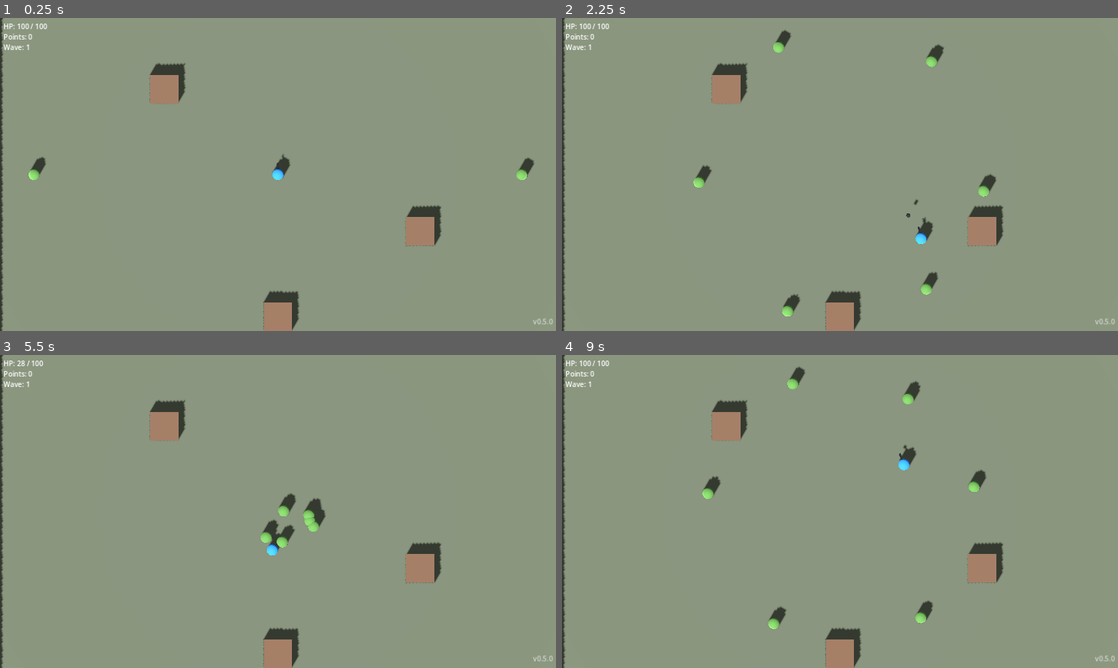
Above: before the commit, frames 1-4 (two rows, left to right).
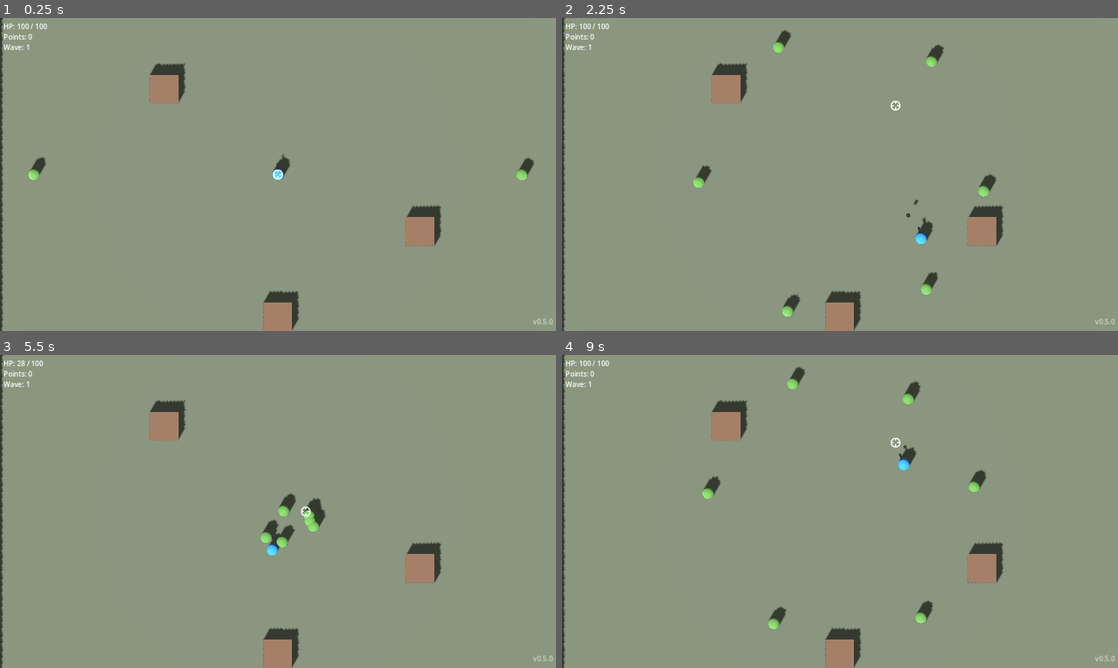
Above: after the commit, the same moments.

Repository: Bobs-Dev-Attic/ZombiesGD
Game: Godot game, scene res://scenes/main.tscn
Two runs of this game, one before a commit and one after it. Both use one fixed random seed, a clock stepped at 60 frames per second and the inputs below.
Inputs (mouse positions are in pixels of both pictures, inside the frame that each line leads up to):
- Up to frame 1 (0.25 s): no input
- Up to frame 2 (2.25 s): move the mouse to (962, 158) at 0.52 s; press the mouse at (962, 158) at 0.53 s; hold D (move_right) 0.53-1.28 s; move the mouse to (728, 190) at 1.27 s; release the mouse at (728, 190) at 1.28 s; hold S (move_down) 1.28-2.03 s; click (728, 190) at 1.35 s; move the mouse to (895, 105) at 2.02 s; press the mouse at (895, 105) at 2.03 s; hold D (move_right) from 2.03 s (still down); tap G (throw) at 2.1 s
- Up to frame 3 (5.5 s): move the mouse to (250, 574) at 2.77 s; release D (move_right) at 2.78 s; release the mouse at (250, 574) at 2.78 s; hold W (move_up) 2.78-3.53 s; click (250, 574) at 2.85 s; move the mouse to (444, 558) at 3.52 s; press the mouse at (444, 558) at 3.53 s; hold A (move_left) 3.53-5.03 s; move the mouse to (111, 464) at 4.27 s; release the mouse at (111, 464) at 4.28 s; tap G (throw) at 4.35 s; click (111, 464) at 4.55 s; move the mouse to (305, 511) at 5.02 s; press the mouse at (305, 511) at 5.03 s; hold S (move_down) from 5.03 s (still down)
- Up to frame 4 (9 s): move the mouse to (756, 433) at 5.77 s; release S (move_down) at 5.78 s; release the mouse at (756, 433) at 5.78 s; hold D (move_right) 5.78-6.5 s; click (756, 433) at 5.85 s; click "Retry" at 6.5 s; move the mouse to (962, 495) at 7.27 s; press the mouse at (962, 495) at 7.28 s; hold W (move_up) 7.28-8.03 s; tap G (throw) at 7.35 s; move the mouse to (728, 527) at 8.02 s; release the mouse at (728, 527) at 8.03 s; hold D (move_right) 8.03-8.78 s; click (728, 527) at 8.1 s; move the mouse to (895, 442) at 8.77 s; press the mouse at (895, 442) at 8.78 s; hold S (move_down) from 8.78 s (still down)

The runs differ from the first frame. In frame 1, less than 0.1% of the frame differs, in the area x 49-51%, y 48-52%; in frame 2, less than 0.1%; in frame 3, less than 0.1%; in frame 4, less than 0.1%.

Commit message:
feat: add ranged combat juice (muzzle flash, tracers, impacts, zombie hit-flash/death, crosshair)
Cosmetic-only pass: player.gd::_fire() and zombie.gd::take_damage() keep
their exact original raycast/damage/death control flow. New scenes/fx +
scripts/fx effects (muzzle flash, tracer, impact, death puff) share a small
fx_lifetime.gd base that tweens scale/material fade before freeing. A
mouse-following crosshair (scenes/ui + scripts/ui) is instanced into
main.tscn and hides itself in touch-aim mode.

Co-Authored-By: Claude Opus 4.8 <noreply@anthropic.com>

Diff:
--- /dev/null
+++ b/scenes/fx/death_puff.tscn
@@ -0,0 +1,13 @@
+[gd_scene load_steps=3 format=3 uid="uid://bfxdeathpuff01"]
+
+[ext_resource type="Script" path="res://scripts/fx/death_puff.gd" id="1"]
+
+[sub_resource type="SphereMesh" id="SphereMesh_deathpuff"]
+radius = 0.35
+height = 0.7
+
+[node name="DeathPuff" type="Node3D"]
+script = ExtResource("1")
+
+[node name="MeshInstance3D" type="MeshInstance3D" parent="."]
+mesh = SubResource("SphereMesh_deathpuff")
--- /dev/null
+++ b/scenes/fx/impact.tscn
@@ -0,0 +1,13 @@
+[gd_scene load_steps=3 format=3 uid="uid://bfximpact001"]
+
+[ext_resource type="Script" path="res://scripts/fx/impact.gd" id="1"]
+
+[sub_resource type="SphereMesh" id="SphereMesh_impact"]
+radius = 0.1
+height = 0.2
+
+[node name="Impact" type="Node3D"]
+script = ExtResource("1")
+
+[node name="MeshInstance3D" type="MeshInstance3D" parent="."]
+mesh = SubResource("SphereMesh_impact")
--- /dev/null
+++ b/scenes/fx/muzzle_flash.tscn
@@ -0,0 +1,13 @@
+[gd_scene load_steps=3 format=3 uid="uid://bfxmuzzleflash1"]
+
+[ext_resource type="Script" path="res://scripts/fx/muzzle_flash.gd" id="1"]
+
+[sub_resource type="SphereMesh" id="SphereMesh_muzzleflash"]
+radius = 0.12
+height = 0.24
+
+[node name="MuzzleFlash" type="Node3D"]
+script = ExtResource("1")
+
+[node name="MeshInstance3D" type="MeshInstance3D" parent="."]
+mesh = SubResource("SphereMesh_muzzleflash")
--- /dev/null
+++ b/scenes/fx/tracer.tscn
@@ -0,0 +1,12 @@
+[gd_scene load_steps=3 format=3 uid="uid://bfxtracer00001"]
+
+[ext_resource type="Script" path="res://scripts/fx/tracer.gd" id="1"]
+
+[sub_resource type="BoxMesh" id="BoxMesh_tracer"]
+size = Vector3(0.03, 0.03, 1.0)
+
+[node name="Tracer" type="Node3D"]
+script = ExtResource("1")
+
+[node name="MeshInstance3D" type="MeshInstance3D" parent="."]
+mesh = SubResource("BoxMesh_tracer")
--- a/scenes/main.tscn
+++ b/scenes/main.tscn
@@ -7,6 +7,7 @@
 [ext_resource path="res://scenes/ui/hud.tscn" type="PackedScene" id="5"]
 [ext_resource path="res://scenes/ui/game_over.tscn" type="PackedScene" id="6"]
 [ext_resource path="res://scenes/ui/shop.tscn" type="PackedScene" id="7"]
+[ext_resource path="res://scenes/ui/crosshair.tscn" type="PackedScene" id="8"]
 
 [sub_resource type="BoxShape3D" id="BoxShape3D_ground"]
 size = Vector3(40, 1, 40)
@@ -146,6 +147,8 @@
 
 [node name="Shop" parent="." instance=ExtResource("7")]
 
+[node name="Crosshair" parent="." instance=ExtResource("8")]
+
 [node name="Camera3D" type="Camera3D" parent="."]
 position = Vector3(0, 28, 0)
 rotation_degrees = Vector3(-90, 0, 0)
--- /dev/null
+++ b/scenes/ui/crosshair.tscn
@@ -0,0 +1,12 @@
+[gd_scene load_steps=2 format=3 uid="uid://cuicrosshair001"]
+
+[ext_resource type="Script" path="res://scripts/ui/crosshair.gd" id="1"]
+
+[node name="CrosshairLayer" type="CanvasLayer"]
+
+[node name="Crosshair" type="Control" parent="."]
+anchors_preset = 15
+anchor_right = 1.0
+anchor_bottom = 1.0
+mouse_filter = 2
+script = ExtResource("1")
--- /dev/null
+++ b/scripts/fx/death_puff.gd
@@ -0,0 +1,23 @@
+extends "res://scripts/fx/fx_lifetime.gd"
+
+## Quick burst spawned where a zombie died, so a kill reads instead of the
+## zombie just vanishing. Caller: instantiate, add_child to
+## get_tree().current_scene, set global_position to the zombie's last
+## position, then call play(). NOT parented to the zombie -- it is about to
+## queue_free() itself.
+
+const DURATION: float = 0.25
+
+@onready var _mesh: MeshInstance3D = $MeshInstance3D
+
+
+func play() -> void:
+	var mat := StandardMaterial3D.new()
+	mat.shading_mode = BaseMaterial3D.SHADING_MODE_UNSHADED
+	mat.transparency = BaseMaterial3D.TRANSPARENCY_ALPHA
+	mat.albedo_color = Color(0.65, 0.2, 0.15, 0.9)
+	mat.emission_enabled = true
+	mat.emission = Color(0.6, 0.15, 0.1)
+	mat.emission_energy_multiplier = 1.5
+	_mesh.material_override = mat
+	_play(DURATION, [mat], 3.0)
--- /dev/null
+++ b/scripts/fx/fx_lifetime.gd
@@ -0,0 +1,32 @@
+extends Node3D
+
+## Shared base for short-lived cosmetic fx nodes (muzzle flash, tracer,
+## impact, death puff). Subclasses build their own mesh/material in an
+## explicit setup-style method (called by the spawner right after
+## add_child(), matching grenade.gd's launch() convention -- NOT in _ready(),
+## so @onready children and any caller-supplied transform are ready first)
+## and then call _play() to fade+scale the node out over `duration` seconds
+## before it frees itself.
+##
+## Pure cosmetics only: no gameplay state, no autoload references, nothing
+## here is unit-tested (see tests note in the juice brief).
+
+
+## Tweens `scale` up/down to `end_scale` (relative to the node's current
+## scale) and fades every material in `materials` (their albedo alpha and, if
+## present, emission energy) to zero, then frees this node. `materials` may
+## be empty if a subclass fades some other way.
+func _play(duration: float, materials: Array, end_scale: float = 1.0) -> void:
+	var tween := create_tween()
+	tween.set_parallel(true)
+	if end_scale != 1.0:
+		var target_scale := scale * end_scale
+		tween.tween_property(self, "scale", target_scale, duration)
+	for mat in materials:
+		if mat is StandardMaterial3D:
+			var start_color: Color = mat.albedo_color
+			tween.tween_property(mat, "albedo_color", Color(start_color.r, start_color.g, start_color.b, 0.0), duration)
+			if mat.emission_enabled:
+				tween.tween_property(mat, "emission_energy_multiplier", 0.0, duration)
+	tween.set_parallel(false)
+	tween.tween_callback(queue_free)
--- /dev/null
+++ b/scripts/fx/impact.gd
@@ -0,0 +1,21 @@
+extends "res://scripts/fx/fx_lifetime.gd"
+
+## Small spark/flash at a hit point. Caller: instantiate, add_child to
+## get_tree().current_scene, set global_position to the hit point, then call
+## play().
+
+const DURATION: float = 0.1
+
+@onready var _mesh: MeshInstance3D = $MeshInstance3D
+
+
+func play() -> void:
+	var mat := StandardMaterial3D.new()
+	mat.shading_mode = BaseMaterial3D.SHADING_MODE_UNSHADED
+	mat.transparency = BaseMaterial3D.TRANSPARENCY_ALPHA
+	mat.albedo_color = Color(1.0, 0.75, 0.25, 1.0)
+	mat.emission_enabled = true
+	mat.emission = Color(1.0, 0.55, 0.15)
+	mat.emission_energy_multiplier = 4.0
+	_mesh.material_override = mat
+	_play(DURATION, [mat], 2.2)
--- /dev/null
+++ b/scripts/fx/muzzle_flash.gd
@@ -0,0 +1,21 @@
+extends "res://scripts/fx/fx_lifetime.gd"
+
+## Small bright flash at the gun muzzle. Caller: instantiate, add_child to
+## get_tree().current_scene, set global_position to the muzzle, then call
+## play().
+
+const DURATION: float = 0.06
+
+@onready var _mesh: MeshInstance3D = $MeshInstance3D
+
+
+func play() -> void:
+	var mat := StandardMaterial3D.new()
+	mat.shading_mode = BaseMaterial3D.SHADING_MODE_UNSHADED
+	mat.transparency = BaseMaterial3D.TRANSPARENCY_ALPHA
+	mat.albedo_color = Color(1.0, 0.92, 0.55, 1.0)
+	mat.emission_enabled = true
+	mat.emission = Color(1.0, 0.85, 0.35)
+	mat.emission_energy_multiplier = 5.0
+	_mesh.material_override = mat
+	_play(DURATION, [mat], 1.8)
--- /dev/null
+++ b/scripts/fx/tracer.gd
@@ -0,0 +1,37 @@
+extends "res://scripts/fx/fx_lifetime.gd"
+
+## Thin bright line from `from` to `to`, oriented as a long/thin BoxMesh.
+## Caller: instantiate, add_child to get_tree().current_scene, then call
+## setup(from, to) (which positions/orients/sizes the mesh and starts the
+## fade -- unlike the other fx nodes, this one packs everything into a single
+## call since it needs both endpoints up front).
+
+const DURATION: float = 0.05
+const THICKNESS: float = 0.03
+const MIN_LENGTH: float = 0.05
+
+@onready var _mesh: MeshInstance3D = $MeshInstance3D
+
+
+func setup(from: Vector3, to: Vector3) -> void:
+	var delta := to - from
+	var length: float = maxf(delta.length(), MIN_LENGTH)
+	global_position = from + delta * 0.5
+	if delta.length() > 0.001:
+		var direction := delta.normalized()
+		# Guard the near-vertical case where look_at's default up vector is
+		# parallel to the look direction (would produce a degenerate basis).
+		var up := Vector3.UP if absf(direction.dot(Vector3.UP)) < 0.999 else Vector3.FORWARD
+		look_at(global_position + direction, up)
+	var box := BoxMesh.new()
+	box.size = Vector3(THICKNESS, THICKNESS, length)
+	_mesh.mesh = box
+	var mat := StandardMaterial3D.new()
+	mat.shading_mode = BaseMaterial3D.SHADING_MODE_UNSHADED
+	mat.transparency = BaseMaterial3D.TRANSPARENCY_ALPHA
+	mat.albedo_color = Color(1.0, 0.95, 0.6, 0.9)
+	mat.emission_enabled = true
+	mat.emission = Color(1.0, 0.9, 0.5)
+	mat.emission_energy_multiplier = 3.0
+	_mesh.material_override = mat
+	_play(DURATION, [mat])
--- a/scripts/player.gd
+++ b/scripts/player.gd
@@ -18,6 +18,9 @@
 
 const RAY_RANGE: float = 40.0
 const GrenadeScene := preload("res://scenes/grenade.tscn")
+const MuzzleFlashScene := preload("res://scenes/fx/muzzle_flash.tscn")
+const TracerScene := preload("res://scenes/fx/tracer.tscn")
+const ImpactScene := preload("res://scenes/fx/impact.tscn")
 
 
 func _ready() -> void:
@@ -121,6 +124,7 @@
 	var origin := _muzzle.global_position
 	var toward := -global_transform.basis.z
 	var tier: int = upgrades.tiers[WeaponStats.Role.RANGED]
+	_spawn_muzzle_flash(origin)
 	for angle_degrees in RangedWeapon.pellet_angles(tier):
 		var pellet_dir := toward.rotated(Vector3.UP, deg_to_rad(angle_degrees))
 		var query := PhysicsRayQueryParameters3D.create(origin, origin + pellet_dir * RAY_RANGE)
@@ -128,10 +132,38 @@
 		query.collision_mask = WeaponStats.ZOMBIE_COLLISION_MASK
 		var result := space.intersect_ray(query)
 		if result.is_empty():
+			_spawn_tracer(origin, origin + pellet_dir * RAY_RANGE)
 			continue
+		var hit_point: Vector3 = result.position
+		_spawn_tracer(origin, hit_point)
+		_spawn_impact(hit_point)
 		var collider = result.collider
 		if collider and collider.has_method("take_damage"):
 			collider.take_damage(upgrades.damage(WeaponStats.Role.RANGED))
+
+
+## Cosmetic only -- spawned into the current scene (not as a child of the
+## player) so effects don't move/rotate with the player and don't get freed
+## with it. Does not touch hit detection or damage, only reads the ray
+## results _fire() already computed.
+func _spawn_muzzle_flash(origin: Vector3) -> void:
+	var flash := MuzzleFlashScene.instantiate()
+	get_tree().current_scene.add_child(flash)
+	flash.global_position = origin
+	flash.play()
+
+
+func _spawn_tracer(from: Vector3, to: Vector3) -> void:
+	var tracer := TracerScene.instantiate()
+	get_tree().current_scene.add_child(tracer)
+	tracer.setup(from, to)
+
+
+func _spawn_impact(at_point: Vector3) -> void:
+	var impact := ImpactScene.instantiate()
+	get_tree().current_scene.add_child(impact)
+	impact.global_position = at_point
+	impact.play()
 
 
 ## Automatic melee: swings by itself (no button) when a zombie is within
--- /dev/null
+++ b/scripts/ui/crosshair.gd
@@ -0,0 +1,35 @@
+extends Control
+
+## Small crosshair drawn at the mouse position, desktop/mouse-aim only. Hidden
+## entirely in touch mode (InputManager.use_mouse_aim() == false), where
+## there is no mouse position to draw at anyway.
+
+const RADIUS: float = 10.0
+const GAP: float = 4.0
+const ARM_LENGTH: float = 6.0
+const LINE_WIDTH: float = 2.0
+const COLOR := Color(1.0, 1.0, 1.0, 0.85)
+
+
+func _ready() -> void:
+	mouse_filter = Control.MOUSE_FILTER_IGNORE
+	set_anchors_preset(Control.PRESET_FULL_RECT)
+
+
+func _process(_delta: float) -> void:
+	var show_crosshair := InputManager.use_mouse_aim()
+	if visible != show_crosshair:
+		visible = show_crosshair
+	if visible:
+		queue_redraw()
+
+
+func _draw() -> void:
+	var center := get_viewport().get_mouse_position()
+	# Four short arms with a gap in the middle, plus a small ring -- reads
+	# clearly against both the light ground and darker cover/zombies.
+	draw_line(center + Vector2(0, -GAP - ARM_LENGTH), center + Vector2(0, -GAP), COLOR, LINE_WIDTH)
+	draw_line(center + Vector2(0, GAP), center + Vector2(0, GAP + ARM_LENGTH), COLOR, LINE_WIDTH)
+	draw_line(center + Vector2(-GAP - ARM_LENGTH, 0), center + Vector2(-GAP, 0), COLOR, LINE_WIDTH)
+	draw_line(center + Vector2(GAP, 0), center + Vector2(GAP + ARM_LENGTH, 0), COLOR, LINE_WIDTH)
+	draw_arc(center, RADIUS, 0.0, TAU, 24, COLOR, LINE_WIDTH, true)
--- a/scripts/zombie.gd
+++ b/scripts/zombie.gd
@@ -11,16 +11,28 @@
 signal killed(points: int)
 
 const ZombieCombat := preload("res://scripts/zombie_combat.gd")
+const DeathPuffScene := preload("res://scenes/fx/death_puff.tscn")
 
 const CONTACT_DAMAGE: float = 12.0
 const CONTACT_INTERVAL: float = 0.5
 const CONTACT_RANGE: float = 1.6
+
+## Cosmetic hit-flash: how long $Body stays white after a non-lethal hit.
+const HIT_FLASH_DURATION: float = 0.08
 
 var max_hp: float = 30.0
 var hp: float = 30.0
 var move_speed: float = 3.5
 var points_value: int = 5
 var _contact_cooldown: float = 0.0
+
+## The material_override to restore once a hit-flash finishes -- this is
+## whatever setup() last put there (null for a normal zombie, the red
+## fast-variant material otherwise). Tracked separately from what's currently
+## on $Body so a second hit mid-flash doesn't restore the white flash material
+## as if it were the "real" one.
+var _base_material_override: Material = null
+var _flash_tween: Tween = null
 
 @onready var _body: MeshInstance3D = $Body
 
@@ -36,6 +48,7 @@
 		var mat := StandardMaterial3D.new()
 		mat.albedo_color = Color(0.55, 0.15, 0.15)
 		_body.material_override = mat
+	_base_material_override = _body.material_override if _body != null else null
 
 
 ## Called by the player's hitscan ray (layer 2) via collider.take_damage(...).
@@ -44,8 +57,45 @@
 		return
 	hp = ZombieCombat.apply_damage(hp, amount)
 	if ZombieCombat.is_dead(hp):
+		_spawn_death_puff()
 		killed.emit(points_value)
 		queue_free()
+	else:
+		_flash_hit()
+
+
+## Cosmetic-only white flash on $Body for a non-lethal hit. Stores whatever
+## material_override setup() established (null, or the fast-variant red
+## override) in _base_material_override -- NOT whatever is currently on
+## $Body -- so a second hit landing mid-flash still restores the real
+## material rather than latching the white flash material in permanently.
+func _flash_hit() -> void:
+	if _body == null:
+		return
+	if _flash_tween != null and _flash_tween.is_valid():
+		_flash_tween.kill()
+	var flash_mat := StandardMaterial3D.new()
+	flash_mat.shading_mode = BaseMaterial3D.SHADING_MODE_UNSHADED
+	flash_mat.albedo_color = Color(1.0, 1.0, 1.0, 1.0)
+	_body.material_override = flash_mat
+	_flash_tween = create_tween()
+	_flash_tween.tween_interval(HIT_FLASH_DURATION)
+	_flash_tween.tween_callback(_restore_base_material)
+
+
+func _restore_base_material() -> void:
+	if _body != null:
+		_body.material_override = _base_material_override
+	_flash_tween = null
+
+
+## Spawned into the current scene (NOT as a child of this zombie, which is
+## about to queue_free()) so the puff outlives the zombie it marks.
+func _spawn_death_puff() -> void:
+	var puff := DeathPuffScene.instantiate()
+	get_tree().current_scene.add_child(puff)
+	puff.global_position = global_position
+	puff.play()
 
 
 func _physics_process(delta: float) -> void:
Not shown: 1 places in scenes/main.tscn that only renumber resources
Not shown, added: scripts/fx/death_puff.gd.uid
Not shown, added: scripts/fx/fx_lifetime.gd.uid
Not shown, added: scripts/fx/impact.gd.uid
Not shown, added: scripts/fx/muzzle_flash.gd.uid
Not shown, added: scripts/fx/tracer.gd.uid
Not shown, added: scripts/ui/crosshair.gd.uid
